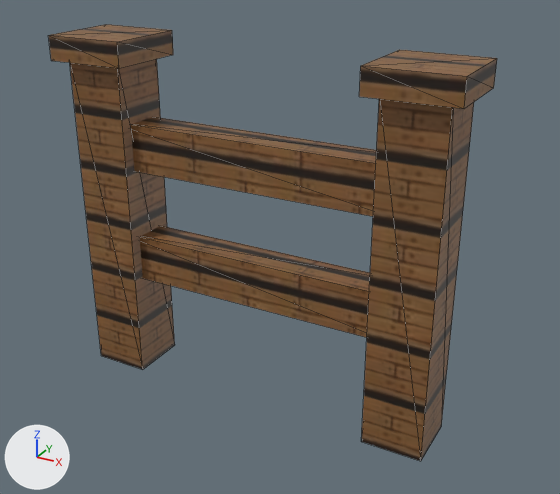
One commit to the glTF model crates/editor/assets/starter_library/models/fence_section_3d.glb: the scene before it, then after it.
Camera for both pictures: a camera (50 mm lens) standing at (0.932, -1.573, 1.232) and looking at (0.058, 0.016, 0.437). Every picture has the same lights, and +X, +Y and +Z are marked at lower left. The picture after the commit comes second. Mesh edges are drawn as thin lines. Vertices at exactly the same position are counted once.

Names of what the first picture shows: 'b'.
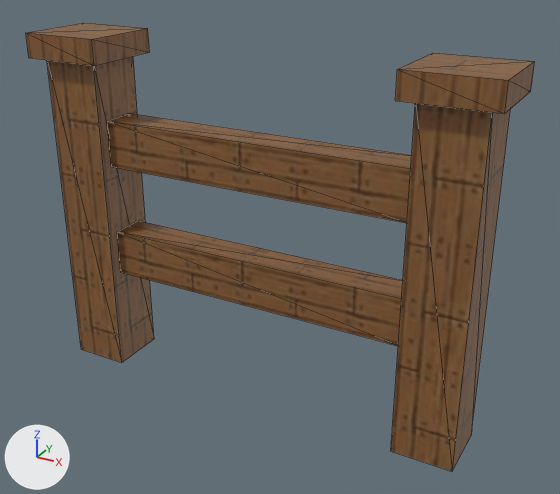
What changed in the scene script:
```text
Add img_wood_fence:
    img_wood_fence = load_image('wood_fence', '_unpacked/wood_fence', 128, 128, 'sRGB')
Change mat_wood:
    mat_wood.texture: img_plank_floor -> img_wood_fence
Change me_b:
    used by ob_b; location = (0.0, 0.0, 0.0)
    remove me_b.from_pydata(...)  # 48 vertices, 72 faces; spans x -0.531..0.531, y -0.109..0.109, z 0.0..0.938
    add me_b.from_pydata(...)  # 48 vertices, 72 faces; spans x -0.609..0.609, y -0.109..0.109, z 0.0..0.938
    me_b part 1: the loose piece of 8 vertices spanning x -0.5..-0.344, y -0.078..0.078, z 0.0..0.875 is moved by (-0.078, 0.0, 0.0)
    me_b part 2: the loose piece of 8 vertices spanning x -0.531..-0.312, y -0.109..0.109, z 0.875..0.938 is moved by (-0.078, 0.0, 0.0)
    me_b part 3: the loose piece of 8 vertices spanning x 0.344..0.5, y -0.078..0.078, z 0.0..0.875 is moved by (0.078, 0.0, 0.0)
    me_b part 4: the loose piece of 8 vertices spanning x 0.312..0.531, y -0.109..0.109, z 0.875..0.938 is moved by (0.078, 0.0, 0.0)
    me_b part 5: texture (UV) coordinates of 72 of 72 faces, centred in x -0.531..0.531, y -0.109..0.109, z 0.0..0.938, changed; they spanned u -0.2..1.2, v -0.23..1.23 and now span u 0.1..1.5, v 0.1..0.45
```

Location of each change, [x1, y1, x2, y2] in pixels of the pictures (560 x 494 px; the box of a moved part takes in the faces that stretch with it):
'b', surface changed, reshaped (14% wider): before [49, 24, 497, 461]; after [26, 23, 535, 471]
part 1 of me_b, moved or reshaped: before [70, 59, 175, 369]; after [47, 56, 154, 363]
part 2 of me_b, moved or reshaped: before [49, 24, 173, 68]; after [26, 23, 149, 65]
part 3 of me_b, moved or reshaped: before [361, 99, 474, 461]; after [391, 103, 510, 471]
part 4 of me_b, moved or reshaped: before [359, 50, 497, 109]; after [395, 53, 535, 114]
part 5 of me_b, surface changed: before [49, 25, 497, 461]; after [26, 23, 535, 471]
